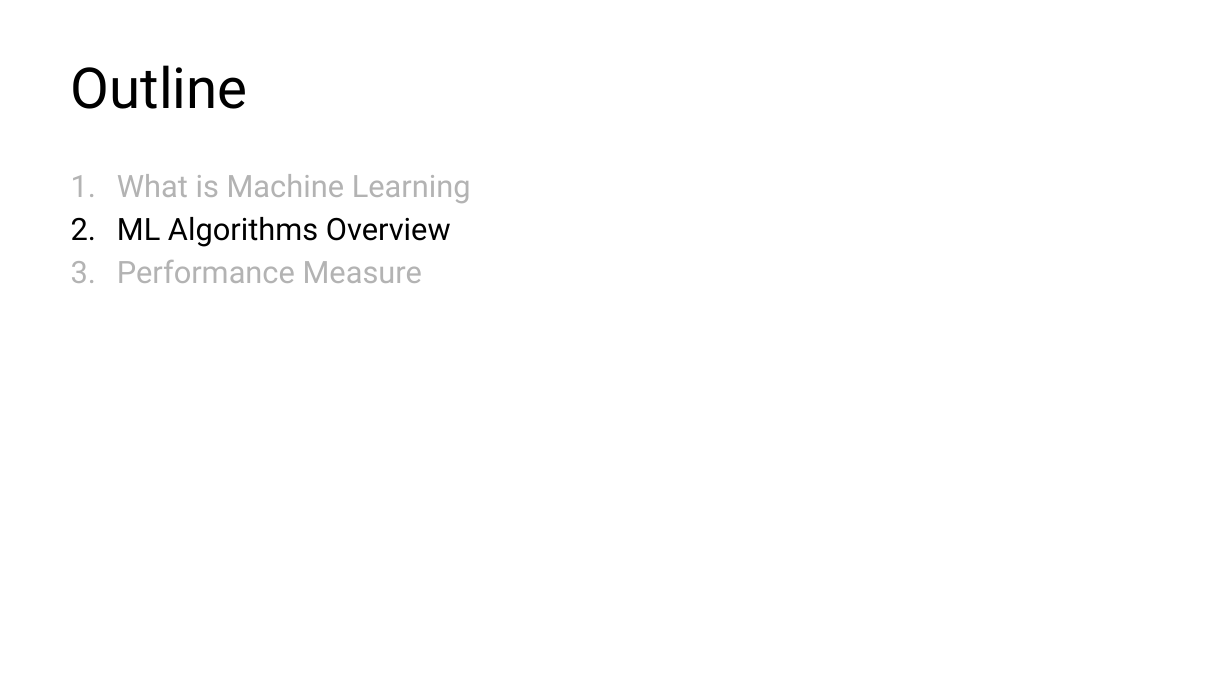
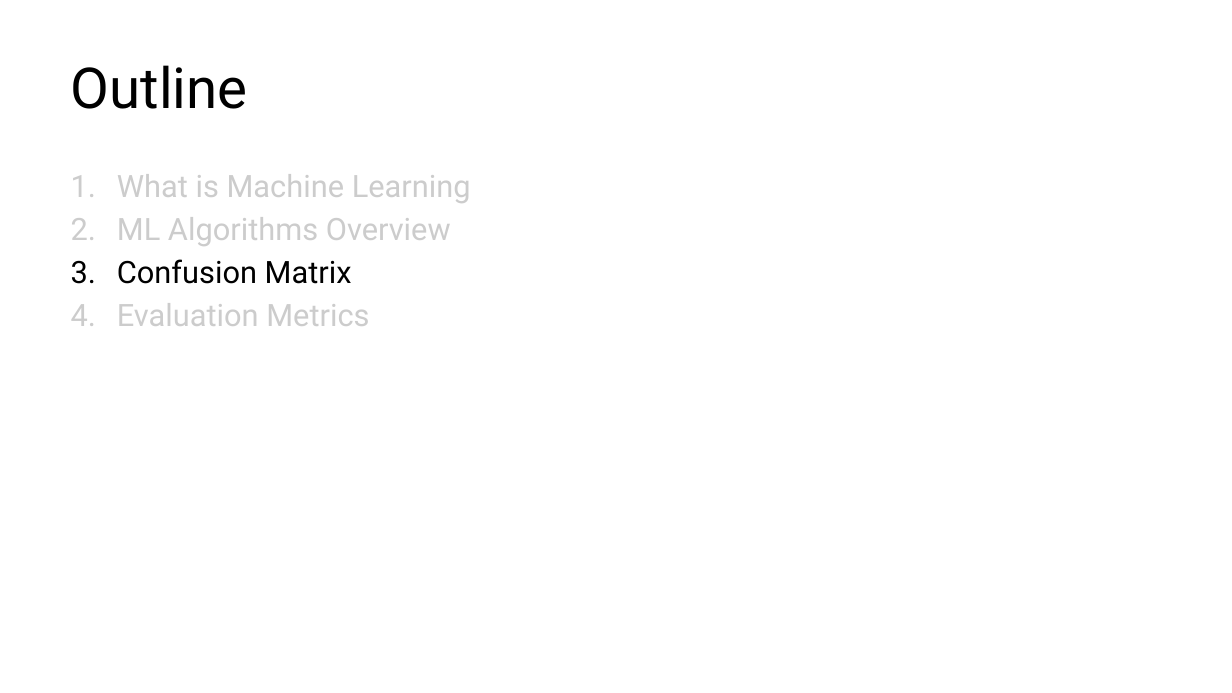
Before and after one commit to kershrita/Data-Science-Roadmap, a slide deck: slide 9 of slides/Session 07 - Machine Learning Overview.pptx (slide 6 before the commit). Drawn at 1232x693 pixels with LibreOffice and Linux fonts; fonts in the diff are those of the drawing. Boxes give left, top, right and bottom in pixels: in the first picture for what was removed or moved away, otherwise in the second. Text is boxed around its words. In the diff, an @@ line names an element or a change of style, - is before the commit and + after.

Commit message:
add evaluation metrics to the slides

```diff
--- a/slides/Session 07 - Machine Learning Overview.pptx
+++ b/slides/Session 07 - Machine Learning Overview.pptx
@@ text at (117,174,471,246): text colour #B3B3B3 to #CCCCCC in "What is Machine Learning"; text colour #000000 to #CCCCCC in "ML Algorithms Overview" @@
@@ text at (117,259,369,326): text changed; text colour #B3B3B3 to #CCCCCC @@
-3. Performance Measure
+3. Confusion Matrix
+4. Evaluation Metrics
```
Also in this commit, not shown: 3 other slides changed, 3 slides added.
